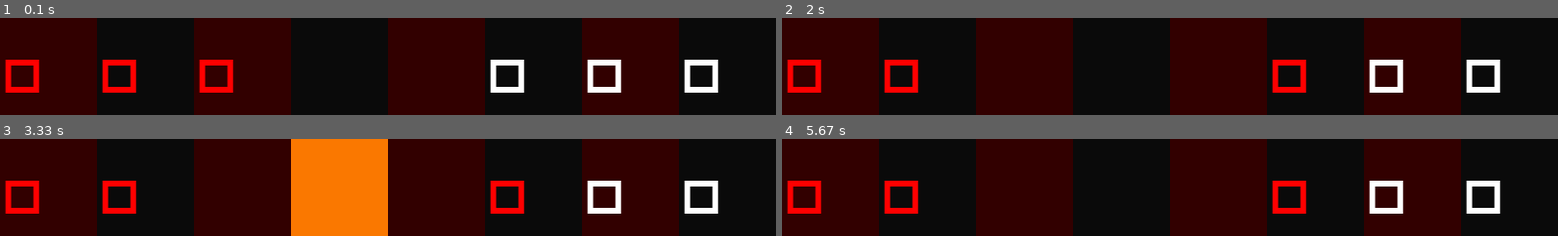
Above: before the commit, frames 1-4 (two rows, left to right).
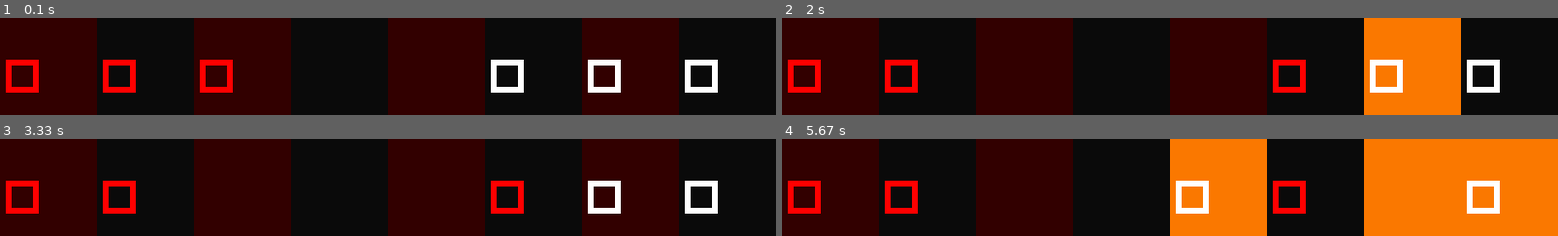
Above: after the commit, the same moments.

Repository: momoladebrouill/1d-Chests
Game: pygame game, started from main.py
Two runs of this game, one before a commit and one after it. Both use one fixed random seed, a clock stepped at 60 frames per second and the inputs below.
Inputs (mouse positions are in pixels of both pictures, inside the frame that each line leads up to):
- Up to frame 1 (0.1 s): no input
- Up to frame 2 (2 s): press the mouse at (1170, 72) at 0.37 s; move the mouse to (1076, 69) at 0.47 s; release the mouse at (983, 66) at 0.6 s; press the mouse at (1170, 72) at 0.7 s; move the mouse to (1232, 51) at 0.8 s; release the mouse at (1286, 32) at 0.93 s; press the mouse at (1170, 72) at 1.03 s; move the mouse to (1177, 52) at 1.13 s; release the mouse at (1185, 33) at 1.27 s; click (1464, 102) at 1.88 s
- Up to frame 3 (3.33 s): click (279, 167) at 2.22 s; click (659, 212) at 2.55 s; click (139, 196) at 2.88 s
- Up to frame 4 (5.67 s): click (1449, 209) at 4.22 s; click (937, 223) at 4.55 s; press the mouse at (937, 223) at 4.87 s; move the mouse to (1185, 203) at 4.97 s; release the mouse at (1441, 185) at 5.1 s; click (1216, 213) at 5.22 s; click (1309, 219) at 5.55 s

The runs differ from the first frame. In frame 1, 0.8% of the frame differs, in the area x 0-93%, y 43-77%; in frame 2, 12%; in frame 3, 13%; in frame 4, 37%, in the area x 0-100%, y 0-100%.

Commit message:
fin de pg ajout de tk

Diff:
--- a/main.py
+++ b/main.py
@@ -14,7 +14,7 @@
 class Roi(Pion):
     def __init__(self,clan,pos):
         super().__init__(clan,pos)
-        self.repr="\U00002654"
+        self.repr="♔"
         self.moves=[-1,1]
 
 class Tour(Pion):
@@ -56,11 +56,13 @@
 pygame.init()
 f=pygame.display.set_mode((taille_echec*100,100))
 fps=pygame.time.Clock()
-font=pygame.font.SysFont('consolas',100)
+font=pygame.font.SysFont('Consolas',100,bold=True)
+#pygame.font.SysFont(
 B=True
 highliters=[]
 couls=[(50,0,0),(10,10,10)]
 selected=False
+player=1
 while B:
     pygame.display.flip()
     fps.tick(60)
@@ -70,7 +72,7 @@
     for carre in highliters:
         pygame.draw.rect(f,(250,120,0),(carre*100,0,100,100))
     for pion in echequier:
-        mot=font.render(pion.repr,1,(255,255,255) if pion.clan<0 else (255,0,0))
+        mot=font.render(pion.repr,0,(255,255,255) if pion.clan<0 else (255,0,0))
         f.blit(mot,(pion.pos*100,0))
     for event in pygame.event.get():
         if event.type==pygame.QUIT:
@@ -83,13 +85,17 @@
                     selected.pos=int(event.pos[0]/100)
                     selected=False
                     highliters=[]
+                    player=1 if player==-1 else -1
                 else:
                     selected=False
                     highliters=[]
 
             else:
                 selected=echequier[int(event.pos[0]/100)]
-                highliters=list(selected.can_goes())
+                if selected.clan!=player:
+                    selected=False
+                else:
+                    highliters=list(selected.can_goes())
 
 
 
--- /dev/null
+++ b/test.py
@@ -0,0 +1,6 @@
+import tkinter as tk
+f=tk.Tk()
+l=tk.Label(f,text="♘ ♔ ♖",font="Consolas 200",onclick=lambda : print('grr'))
+l.pack()
+l["background"]="#ff0000"
+l.bind
Not shown, changed: README.md
